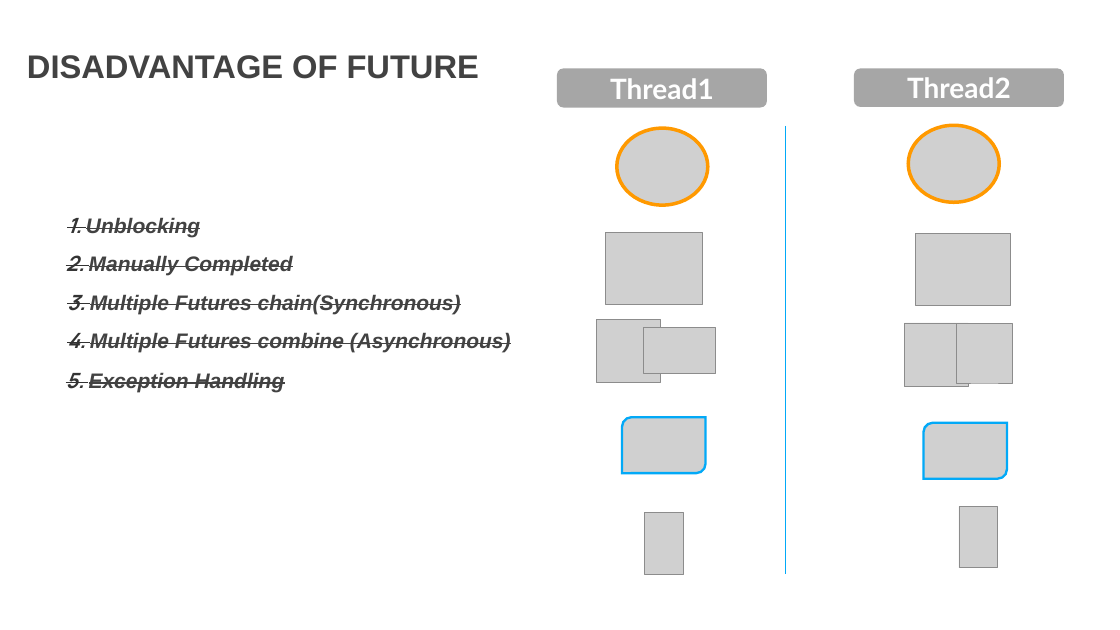
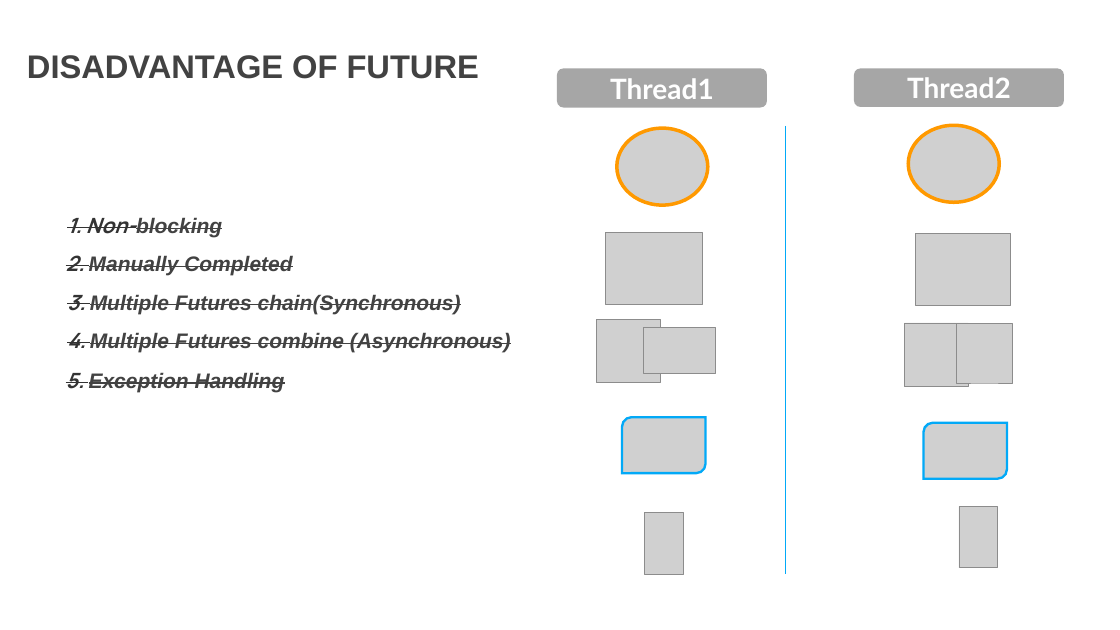
Before and after one commit to DevDay2019-AxonActive/DevDay2019---Advanced-Java, a slide deck: slide 8 of presentations/java_future.pptx. Drawn at 1120x630 pixels with LibreOffice and Linux fonts; fonts in the diff are those of the drawing; grey boxes stand for pictures; background and template pictures are left out. Boxes give left, top, right and bottom in pixels: in the first picture for what was removed or moved away, otherwise in the second. Text is boxed around its words. In the diff, an @@ line names an element or a change of style, - is before the commit and + after.

```diff
--- a/presentations/java_future.pptx
+++ b/presentations/java_future.pptx
@@ text at box(67, 217, 222, 238): text changed @@
-1. Unblocking
+1. Non-blocking
```
Also in this commit, not shown: 14 other slides changed.
